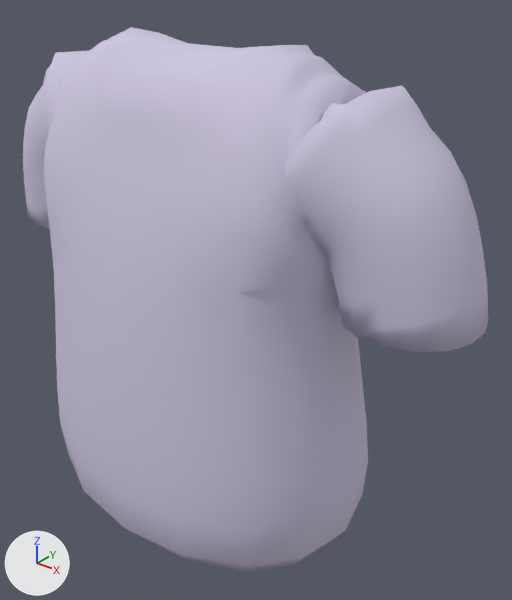
Renders of the glTF model character/export/parts/tshirt.glb from each side of a commit.
The view is the same before and after, from a 50 mm lens placed at (0.381, -0.406, 1.383), pointed at (0.038, 0.022, 1.117). The axes (+X, +Y, +Z) are drawn at lower left. The lights are the same throughout. The older version comes first.

The older version as bpy lines, for what is in view:
```python
me_outfit_tshirt = bpy.data.meshes.new('Outfit_TShirt')
me_outfit_tshirt.from_pydata(...)  # 1410 vertices, 2808 faces; spans x -0.236..0.236, y -0.117..0.112, z 0.922..1.331
me_outfit_tshirt.materials.append(mat_tee)  # pale blue #cfc8e2
ob_outfit_tshirt = bpy.data.objects.new('Outfit_TShirt', me_outfit_tshirt)
ob_outfit_tshirt.location = (0.0, 0.0, 0.0)
```
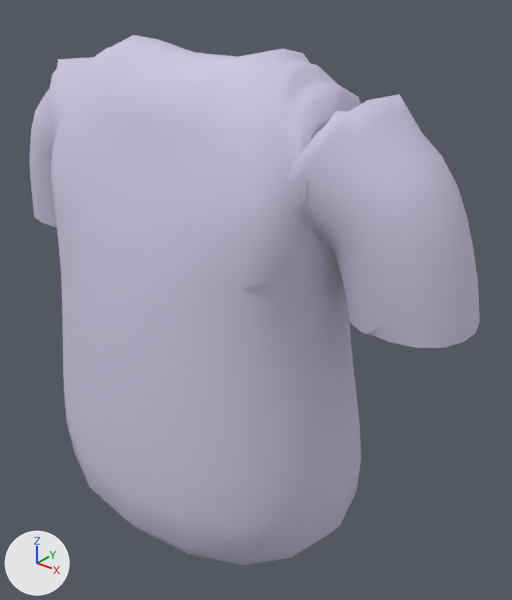
Pixel boxes [x1, y1, x2, y2] of what changed, in the pictures (512 x 600 px):
'Outfit_TShirt', reshaped
    before: [23, 27, 489, 573]
    after: [30, 35, 480, 565]
part 1 of me_outfit_tshirt, cut back
    before: [23, 27, 489, 573]
    after: [233, 49, 305, 62]

Diff of the bpy script that builds the scene:
```diff
--- a/character/export/parts/tshirt.glb.py
+++ b/character/export/parts/tshirt.glb.py
@@ me_outfit_tshirt @@
 # used by ob_outfit_tshirt; location = (0.0, 0.0, 0.0)
-me_outfit_tshirt.from_pydata(...)  # 1410 vertices, 2808 faces; spans x -0.236..0.236, y -0.117..0.112, z 0.922..1.331
+me_outfit_tshirt.from_pydata(...)  # 705 vertices, 1352 faces; spans x -0.23..0.23, y -0.111..0.106, z 0.925..1.326
+# me_outfit_tshirt part 1: 1 vertex moved from x 0.076, y 0.006, z 1.323 to x 0.075, y 0.006, z 1.326; 705 vertices removed from x -0.236..0.236, y -0.117..0.112, z 0.922..1.331
 me_outfit_tshirt.materials.append(mat_tee)
```
